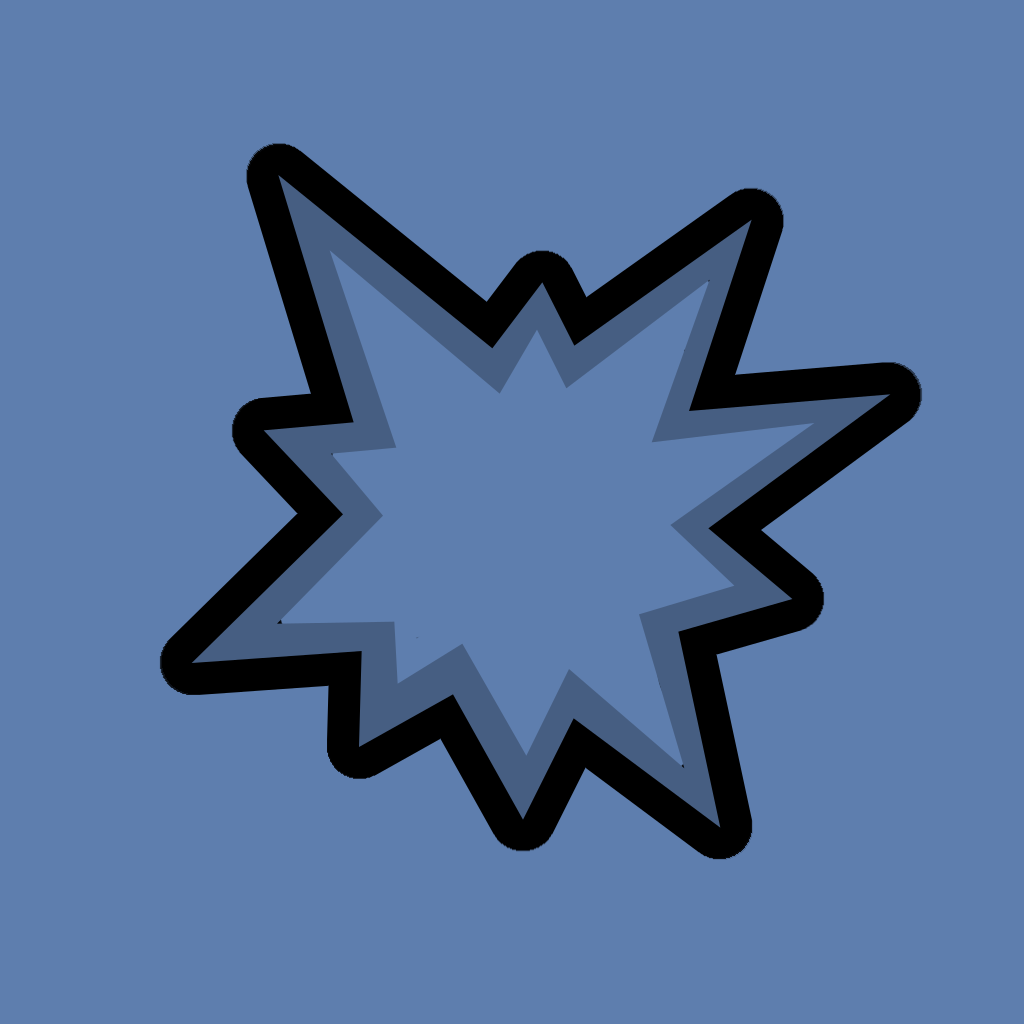
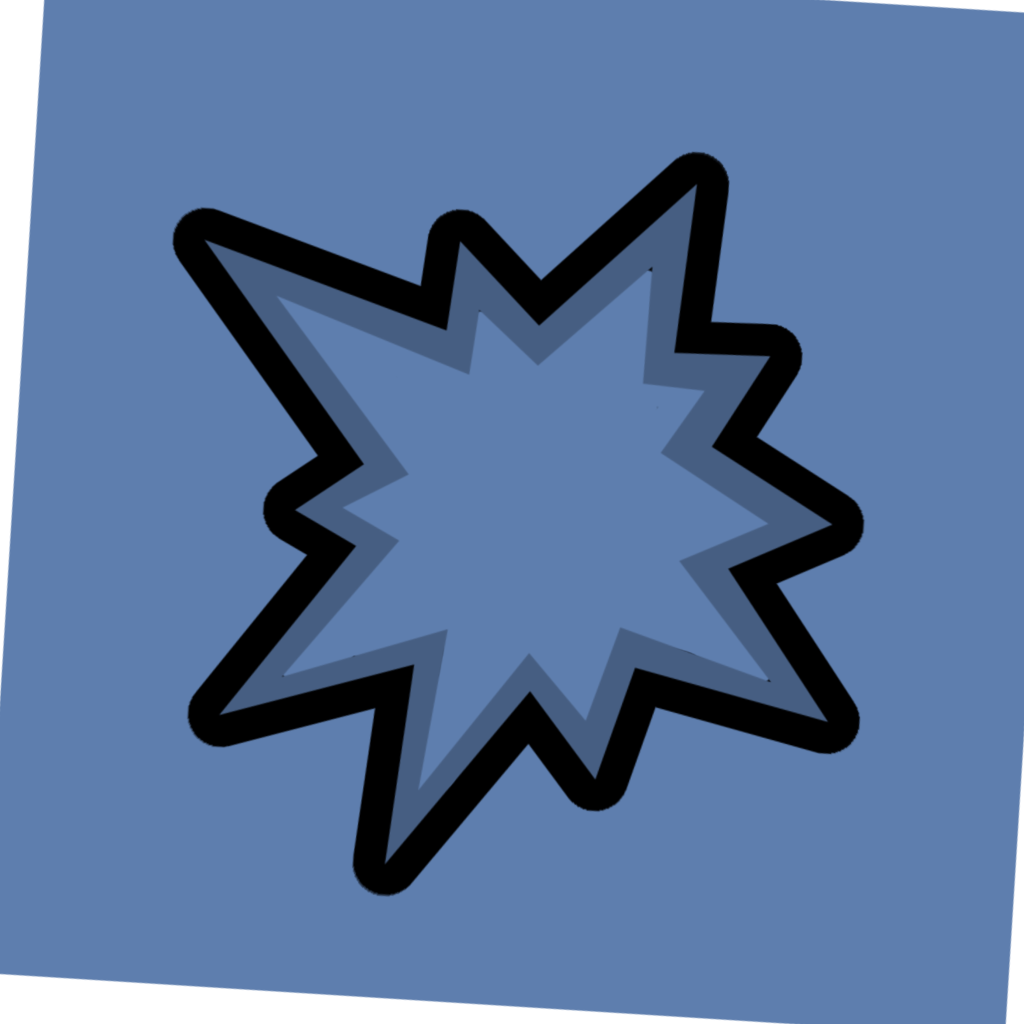
Layer changes from the first 1024px x 1024px image to the second:
painted on "emp color" over 0, 0, 1024, 1024
painted on "burst 2" over 191, 175, 891, 865
painted on "burst 4" over 267, 243, 818, 796
painted on "burst 3" over 352, 337, 731, 710
painted on "emp edge" over 159, 143, 923, 898
